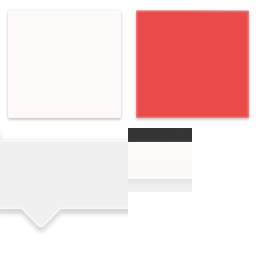
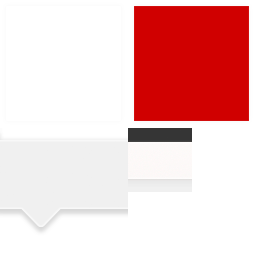
Revision of a layered 256px x 256px image; what changed, layer by layer:
hid "Layer 3 copy" over box(136, 10, 249, 118)
added layer "Layer 3 copy 2" in group "Group 1" over box(134, 6, 249, 121)
painted on "Layer 3" over box(6, 8, 121, 121)
